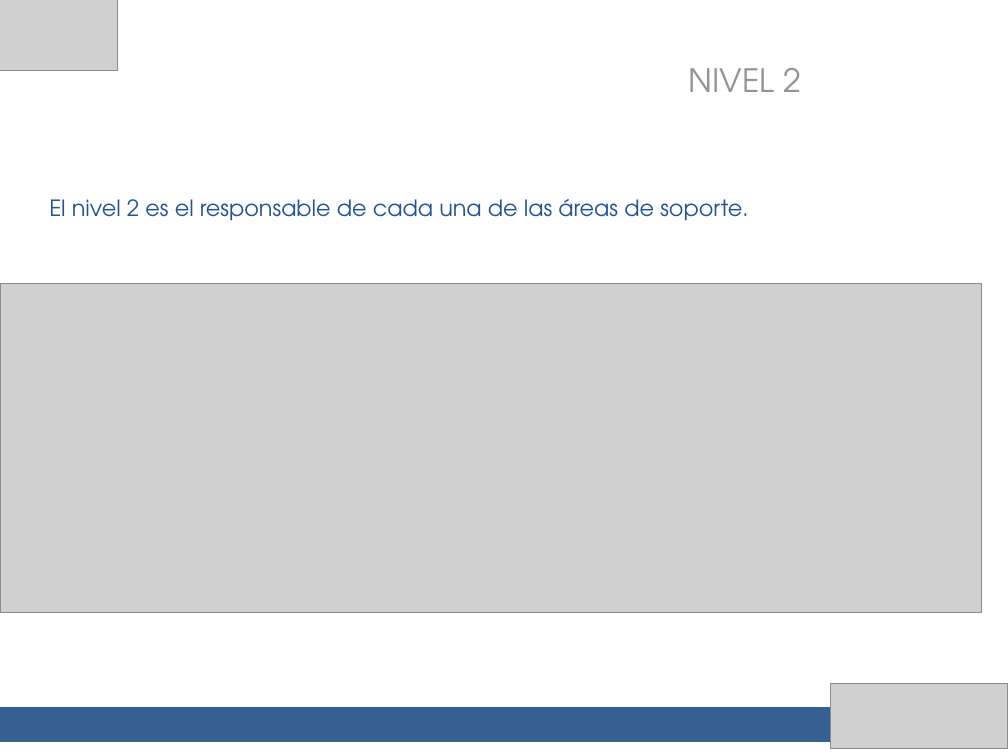
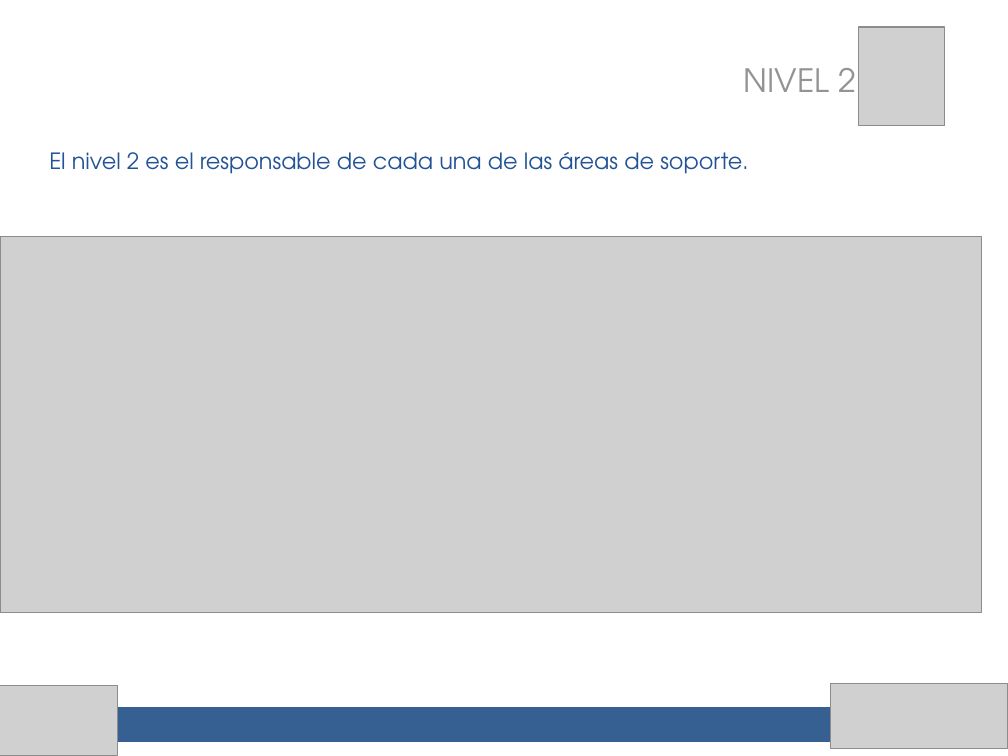
Before and after one commit to migreyes30/clinicaempresarial, a slide deck: slide 23 of presentacion final/Control de cambios.pptx (slide 24 before the commit). Drawn at 1008x756 pixels with LibreOffice and Linux fonts; fonts in the diff are those of the drawing; grey boxes stand for pictures. Boxes give left, top, right and bottom in pixels: in the first picture for what was removed or moved away, otherwise in the second. Text is boxed around its words. In the diff, an @@ line names an element or a change of style, - is before the commit and + after.

```diff
--- a/presentacion final/Control de cambios.pptx
+++ b/presentacion final/Control de cambios.pptx
@@ picture added at (859,27,946,126) @@
@@ text "NIVEL 2": place and size @@
-text "NIVEL 2" at (688,68,801,92)
+text "NIVEL 2" at (744,68,857,92)
@@ text "El nivel 2 es el ...": place and size @@
-text "El nivel 2 es el ..." at (49,199,748,221)
+text "El nivel 2 es el ..." at (49,152,748,174)
@@ picture: place and size @@
-picture at (0,283,982,612)
+picture at (0,236,982,612)
@@ picture: place and size @@
-picture at (0,0,118,71)
+picture at (0,685,118,756)
```
Also in this commit, not shown: 19 other slides changed, 7 slides added, 7 slides removed, 1 other file.
